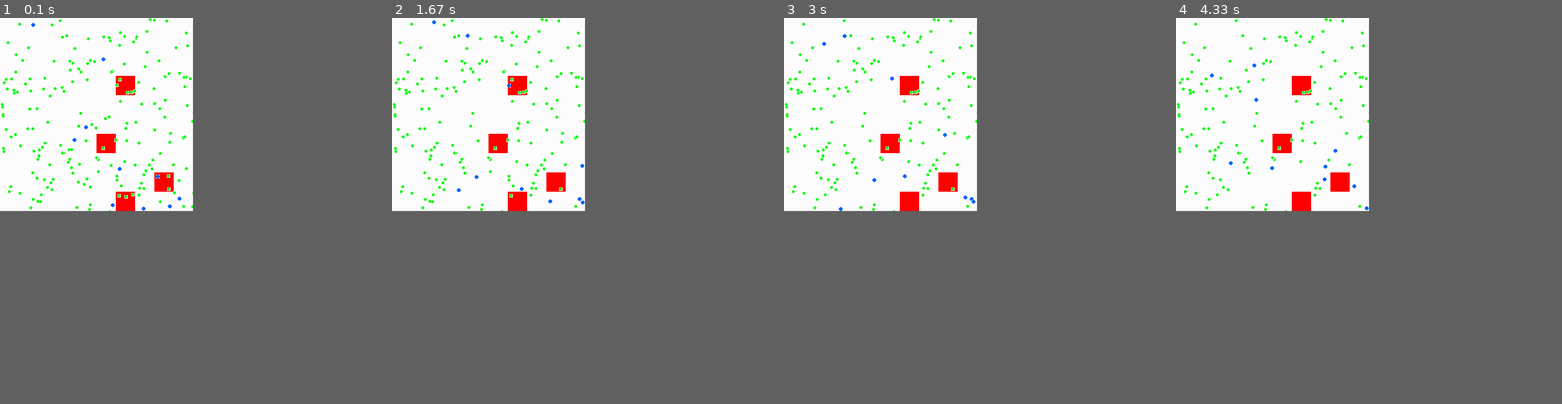
Above: before the commit, frames 1-4 (left to right).
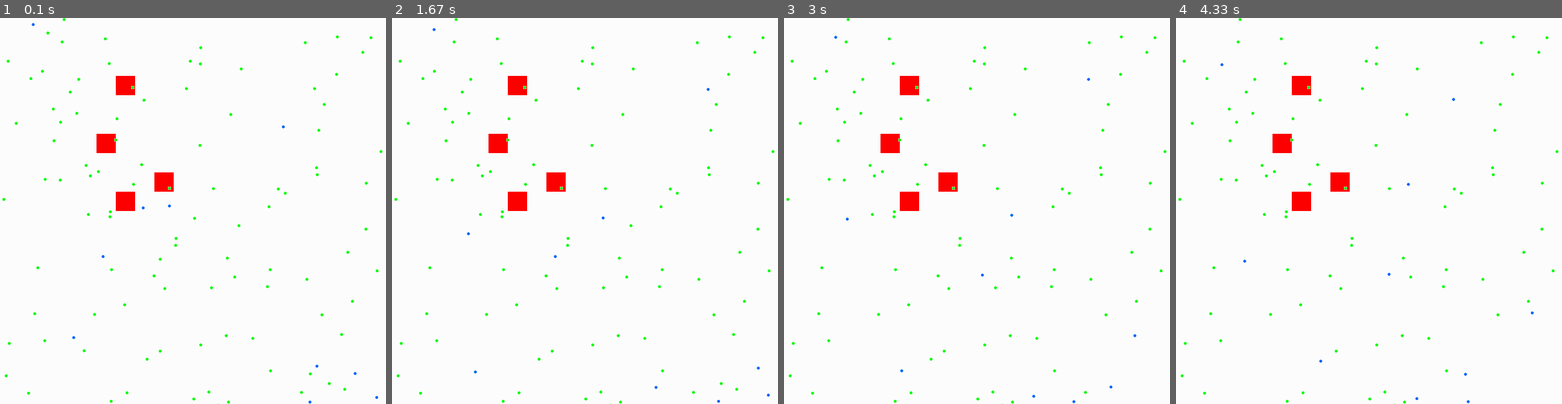
Above: after the commit, the same moments.

Repository: DawBash/BRNSwarmSimulation
Game: pygame game, started from pygame_sim.py
The game is run twice, just before and just after one commit, with the same random seed, the same clock (stepped at 60 frames per second) and the same inputs.
Inputs:
- Up to frame 1 (0.1 s): no input
- Up to frame 2 (1.67 s): no input
- Up to frame 3 (3 s): no input
- Up to frame 4 (4.33 s): no input
In our replay, the window is 450x450 before the commit and 900x900 after it. These sizes can differ from the game's own. Grey fills any space a smaller window leaves; there, only what the larger window draws over its background counts as a difference.

The runs differ from the first frame. In frame 1, 1.7% of the frame differs, in the area x 0-100%, y 0-100%; in frame 2, 1.6%; in frame 3, 1.5%; in frame 4, 1.4%.

Commit message:
Added pseudo-sensor system, so every sensed item is sensed at the same range

Diff:
--- a/pygame_sim.py
+++ b/pygame_sim.py
@@ -22,7 +22,7 @@
         width,
         height,
         color = None,
-        radius = 5,
+        radius = 4.5,
         velocity = [0,0],
     ):
         super().__init__()
@@ -50,24 +50,23 @@
         self.norm_BRN_list = []
         self.energy_list = []
         self.x_val = 0
-        self.current_BRN_val = random.randint(0,100)
-        print(self.current_BRN_val)
-        self.m = random_floats(-9.99, 9.99, 2)
-        self.c = random_floats(-9.99, 9.99, 2)
+        self.current_BRN_val = 0 #random.randint(0,100)
+        #print(self.current_BRN_val)
+        self.m = 0#+random_floats(-9.99, 9.99, 2)
+        self.c = 0#random_floats(-9.99, 9.99, 2)
         self.energy = 500
         self.in_danger = False
         self.eaten = False
+        self.collision = False
 
     def closest_agent(self):
         '''detects if agent is too close'''
-        '''TODO: migrate to general sensor method that I will implement'''
         closest_agent = min([i for i in agent_container if i is not self], key=lambda i: pow(i.rect.x-self.rect.x, 2) + pow(i.rect.y-self.rect.y, 2))
         dist = pygame.math.Vector2(closest_agent.rect.x, closest_agent.rect.y).distance_to((self.rect.x, self.rect.y))
         return dist
 
     def is_food(self):
         '''detects if food is close enough'''
-        '''TODO: migrate to general sensor method that I will implement'''
         closest_food = min([i for i in food_container], key=lambda i: pow(i.rect.x-self.rect.x, 2)+ pow(i.rect.y-self.rect.y, 2))
         dist = pygame.math.Vector2(closest_food.rect.x, closest_food.rect.y).distance_to((self.rect.x, self.rect.y))
         closest_food_coord = closest_food.rect.x, closest_food.rect.y
@@ -75,11 +74,20 @@
 
     def is_hazard(self):
         '''detects if a hazard is close by'''
-        '''TODO: migrate to general sensor method that I will implement'''
         closest_hazard = min ([i for i in hazardous_region_container], key=lambda i : pow(i.rect.x-self.rect.x,2) + pow(i.rect.y -self.rect.y,2))
         dist = pygame.math.Vector2(closest_hazard.rect.x, closest_hazard.rect.y).distance_to((self.rect.x, self.rect.y))
         closest_hazard_coord = closest_hazard.rect.x, closest_hazard.rect.y
         return dist
+
+    def collide_hazard(self):
+            if pygame.sprite.spritecollideany(self, hazardous_region_container):
+                self.collision = True
+
+
+
+
+
+
 
     def is_deactivated(self):
         '''detects if energy is below threshold and removes agent from simulation (and sprite group) '''
@@ -111,54 +119,59 @@
 
 
 
-        self.pos += self.vel
-
+
+        self.vel += np.random.rand(2) * 2 - 1
         x, y = self.pos
         '''keeps agents within the 'walls' of the simulation'''
         if x < 0:
             self.vel[0] = -self.vel[0]
-
-        if x > self.WIDTH-10:
+            avoiding = True
+
+        if x > self.WIDTH-25:
             self.vel[0] = -self.vel[0]
+            avoiding = True
+
 
         if y < 0:
             self.vel[1] = -self.vel[1]
-
-        if y > self.HEIGHT-10:
+            avoiding = True
+
+
+        if y > self.HEIGHT-25:
             self.vel[1] = -self.vel[1]
+            avoiding = True
+
+
+
+
+
+        for i,j in HAZARDOUS_REGIONS_XY:
+            if not self.in_danger:
+                if self.current_BRN_val < probability() and ((i-25<= x <= i+75) and (j-25 <= y <= j+75)):
+                    self.vel[0] = -self.vel[0]
+                    avoiding = True
+                    print('AVOIDING')
+
+                elif self.current_BRN_val >= probability():
+                    pass
+
+            elif self.in_danger:
+                pass
+
+
 
         self.rect.x = x
         self.rect.y = y
-        '''will be edited once sensor is added, the detection distances should all be the same and not alter
-            depending on what is being sensed. This is slightly tricky using L2 norm due to the coords of the regions
-            being defined by the leftmost corner (by pygame), so for now I used 70 as that covers all of the square (it's
-            basically the length of the hypotenuse of the two right-angled triangles which make up the square)'''
-
-        '''checks probability, first line ensures that agents can leave region once they have entered'''
-
-        if self.is_hazard() < 70:
-
-            if not self.in_danger:
-                if self.current_BRN_val >= probability():
-                    pass
-
-            elif self.in_danger:
-                pass
-            else:
+
+        '''moves away from closest agent should they reach the distance threshold'''
+        if len(agent_container) >1:
+            if self.closest_agent() < 25:
                 self.vel = -self.vel
                 avoiding = True
-
-        '''moves away from closest agent should they reach the distance threshold- will alter once the actual sensor method is added'''
-        if len(agent_container) >1:
-            if self.closest_agent() < 15:
-                self.vel = -self.vel
-                avoiding = True
-        '''makes sure that the agent isn't avoiding anything and then goes to the closest food item within range,
-        this method needs improvement once the sensor is added (and it may be better for the agent to follow a vector towards it rather
-        than 'jumping' to the coords'''
+        '''makes sure that the agent isn't avoiding anything and then goes to the closest food item within range '''
         if avoiding == False:
             closest_food = self.is_food()
-            if closest_food[0] < 15:
+            if closest_food[0] < 25:
 
 
                 self.rect.x = closest_food[1][0]
@@ -172,7 +185,6 @@
         if vel_norm > 5:
             self.vel /= vel_norm
         '''alters the velocity to enable to random walk behaviour '''
-        self.vel += np.random.rand(2) * 2 - 1
         if not self.eaten:
             self.energy -= 1
             self.food_list.append(0)
@@ -185,20 +197,22 @@
         '''BRN method and updating of food and energy lists'''
         self.energy_list.append(self.energy)
         '''burn in period and max num of iterations '''
-        if len(self.food_list) >= 20 and self.steps_taken < T:
-            '''calculate moving average list'''
-            self.moving_average_list = moving_average(self.food_list,20)
-            '''normalised x value (via the time window) at current time step'''
-            self.x_val = (self.moving_average_list[-1]/20)
-            '''append boldness value at each timestep to list'''
-            self.BRN_list.append(BRN(self.m, self.x_val, self.c))
-            '''normalise the boldness value at current timestep'''
-            self.current_BRN_val = expit(self.BRN_list[-1])
-            '''append to normalised BRN list'''
-            self.norm_BRN_list.append(self.current_BRN_val)
-            print(self.moving_average_list)
-
-        self.steps_taken += 1
+        #if len(self.food_list) >= 20 and self.steps_taken < T:
+        '''calculate moving average list'''
+        #    self.moving_average_list = moving_average(self.food_list,20)
+        '''normalised x value (via the time window) at current time step'''
+       #     self.x_val = (self.moving_average_list[-1]/20)
+        '''append boldness value at each timestep to list'''
+       #     self.BRN_list.append(BRN(self.m, self.x_val, self.c))
+        '''normalise the boldness value at current timestep'''
+       #     self.current_BRN_val = expit(self.BRN_list[-1])
+        '''append to normalised BRN list'''
+        #    self.norm_BRN_list.append(self.current_BRN_val)
+        #    print(self.moving_average_list)
+
+      #  self.steps_taken += 1
+        #print(self.current_BRN_val)
+        self.pos += self.vel
 
 
 
@@ -210,11 +224,12 @@
         width,
         height,
         color = GREEN,
-        radius = 4.5,
+        radius = 4,
     ):
         super().__init__()
         self.image = pygame.Surface(
             [radius * 2, radius * 2])
+        self.circle = pygame.Surface((radius*2, radius*2), pygame.SRCALPHA)
         self.image.fill(BACKGROUND)
         pygame.draw.circle(
             self.image, color, (radius, radius), radius
@@ -265,7 +280,7 @@
         self.rect.y = y
 
 def probability():
-    prob = random.randint(0,100)
+    prob = random.randint(1,100)
     return prob
 
 def moving_average(sensory_list, w):
@@ -280,8 +295,8 @@
     return value
 
 
-WIDTH = 500
-HEIGHT = 500
+WIDTH = 1000
+HEIGHT = 1000
 pygame.init()
 screen = pygame.display.set_mode(
     [WIDTH, HEIGHT]
@@ -298,7 +313,7 @@
 
 food_container = pygame.sprite.Group()
 
-for i in range(200):
+for i in range(100):
     x = np.random.randint(0,WIDTH+1)
     y = np.random.randint(0, HEIGHT+1)
     food = Food(x,y,WIDTH, HEIGHT)
